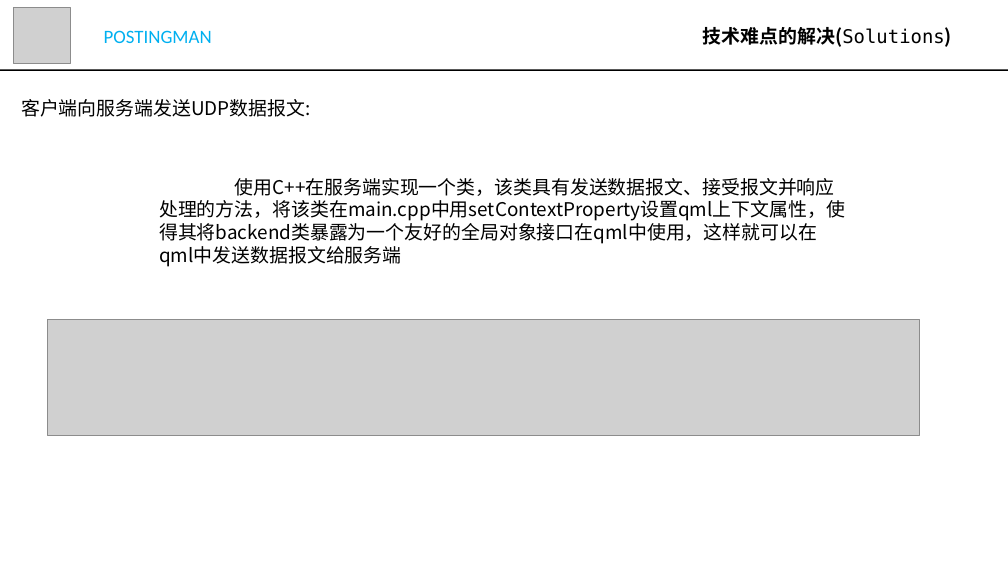
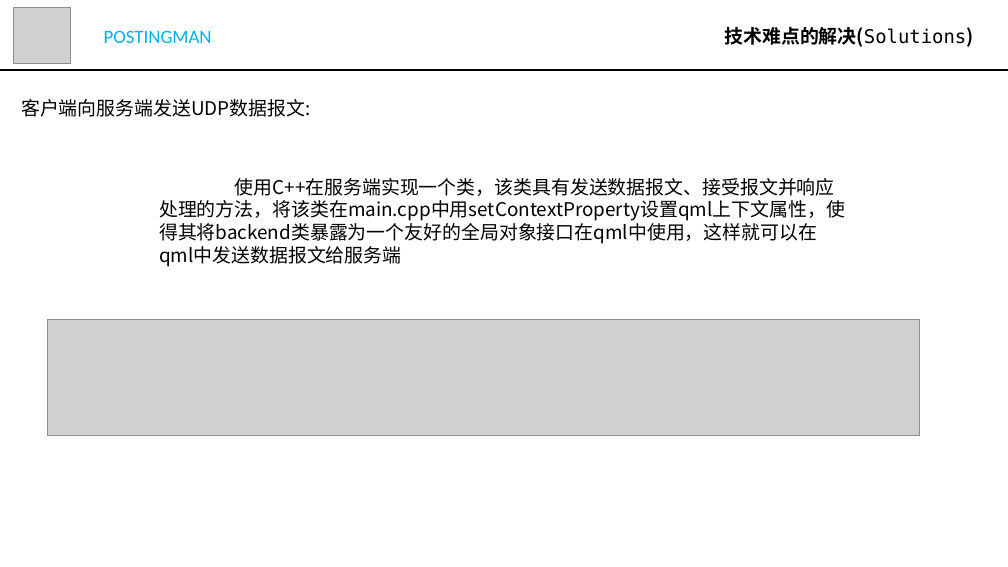
Before and after one commit to PostingMan/PostinTo, a slide deck: slide 13 of group-21-App.pptx. Drawn at 1008x567 pixels with LibreOffice and Linux fonts; fonts in the diff are those of the drawing; grey boxes stand for pictures. Boxes give left, top, right and bottom in pixels: in the first picture for what was removed or moved away, otherwise in the second. Text is boxed around its words. In the diff, an @@ line names an element or a change of style, - is before the commit and + after.

```diff
--- a/group-21-App.pptx
+++ b/group-21-App.pptx
@@ text "技术难点的解决(Solutions)": place and size @@
-text "技术难点的解决(Solutions)" at (703,27,952,47)
+text "技术难点的解决(Solutions)" at (724,27,973,47)
```
Also in this commit, not shown: 20 other slides changed.
